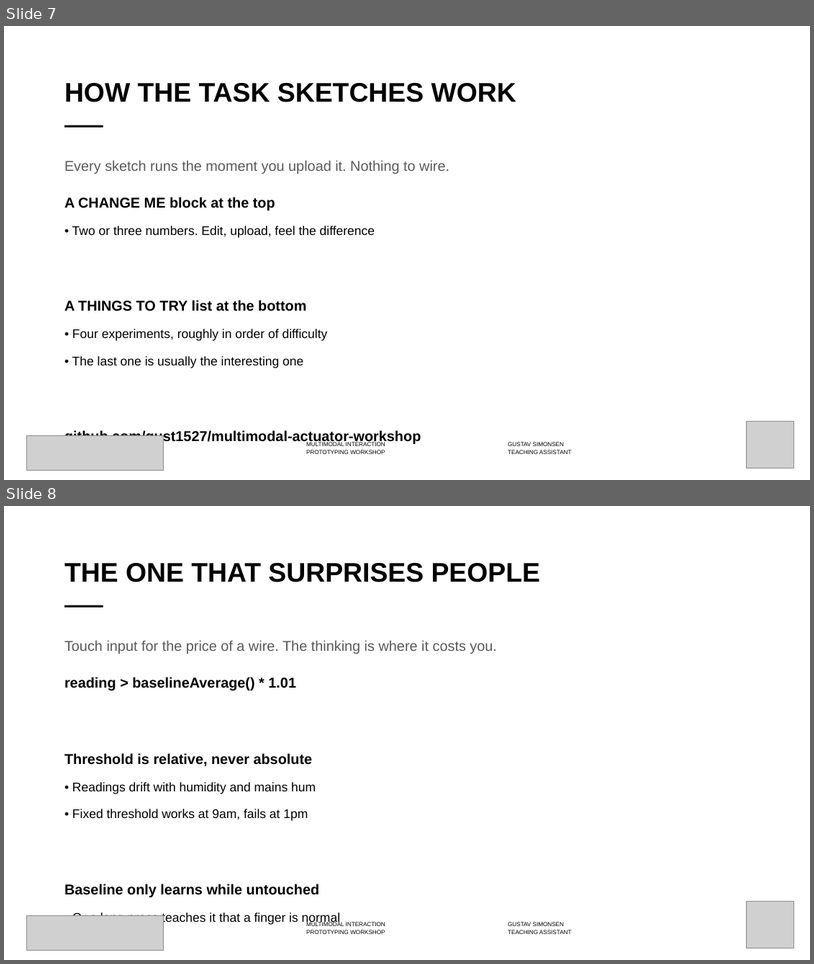
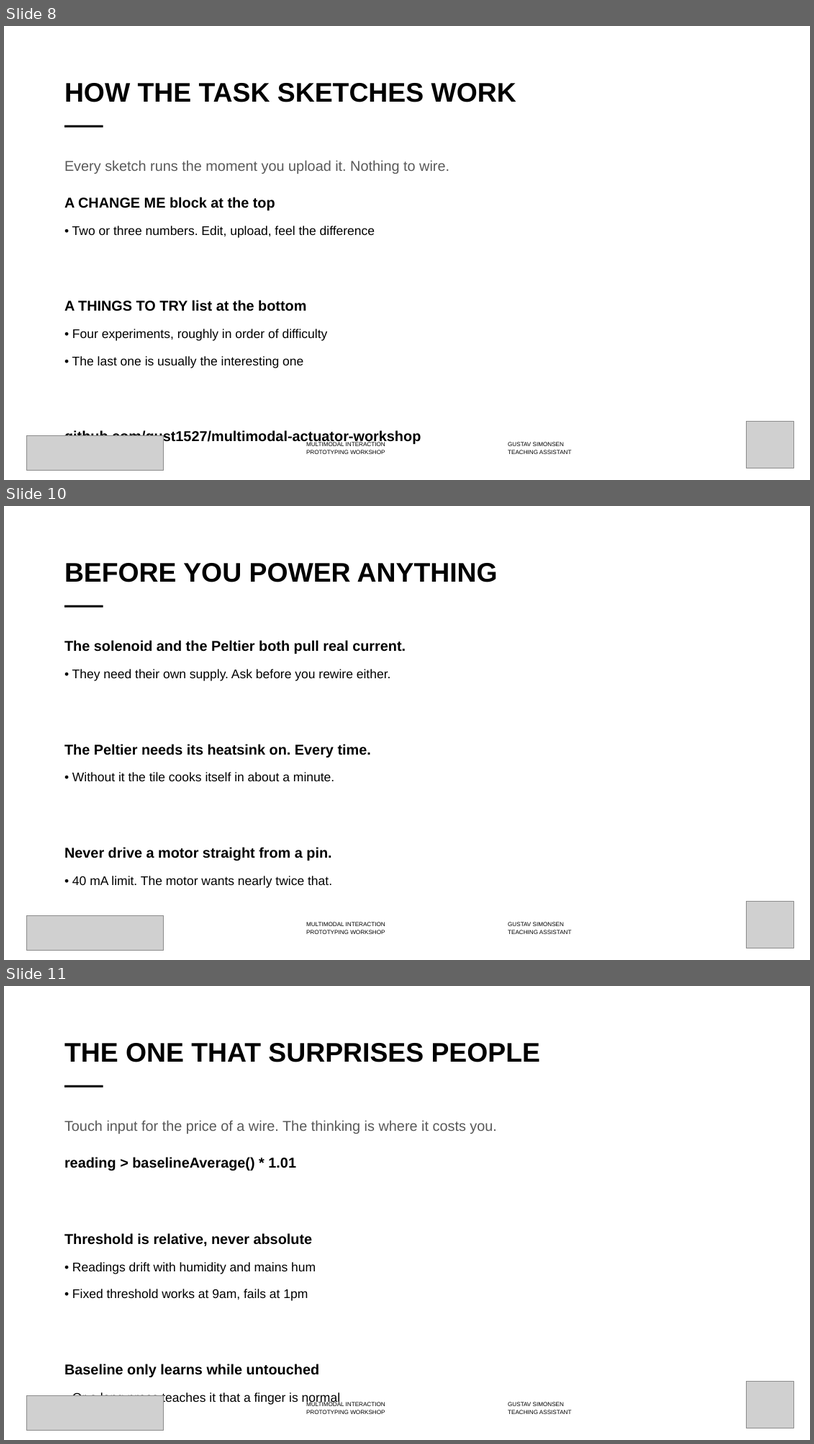
Before and after one commit to labtools-au/multimodal-actuator-workshop, a slide deck: docs/multimodal-actuator-workshop.pptx. Shown one above the other, each under a label of ours: slides 7 and 8 before the commit, slides 8, 10 and 11 after it; the slides between them are not shown. The pictures are 814x964 and 814x1444 pixels, drawn with LibreOffice and Linux fonts; fonts in the diff are those of the drawing; grey boxes stand for pictures; background and template pictures are left out. Boxes give left, top, right and bottom in pixels: in the first picture for what was removed or moved away, otherwise in the second. Text is boxed around its words. In the diff, an @@ line names an element or a change of style, - is before the commit and + after.

```diff
--- a/docs/multimodal-actuator-workshop.pptx
+++ b/docs/multimodal-actuator-workshop.pptx
@@ slide 10 added at (4,506,810,960), background #FFFFFF; not listed: 3 template elements that a slide beside it also shows @@
@@ title added at (64,563,498,582), 32 pt, text #000000, bold @@
+BEFORE YOU POWER ANYTHING
@@ text added at (64,640,406,888), 15 pt, text #000000 @@
+The solenoid and the Peltier both pull real current.
+• They need their own supply. Ask before you rewire either.
+The Peltier needs its heatsink on. Every time.
+• Without it the tile cooks itself in about a minute.
+Never drive a motor straight from a pin.
+• 40 mA limit. The motor wants nearly twice that.
@@ picture added at (27,915,164,950) @@
@@ picture added at (747,901,794,948) @@
@@ what was slide 7 is now slide 8 @@
@@ what was slide 8 is now slide 11 @@
```
Also in this commit, not shown: 1 slide changed, 4 other slides added, 6 other files.
